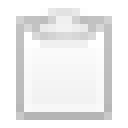
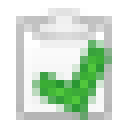
Layer changes from the first w=128, h=128 image to the second:
added layer "Ebene 7 Kopie 2" above "Ebene 7" over [40, 40, 104, 120]
